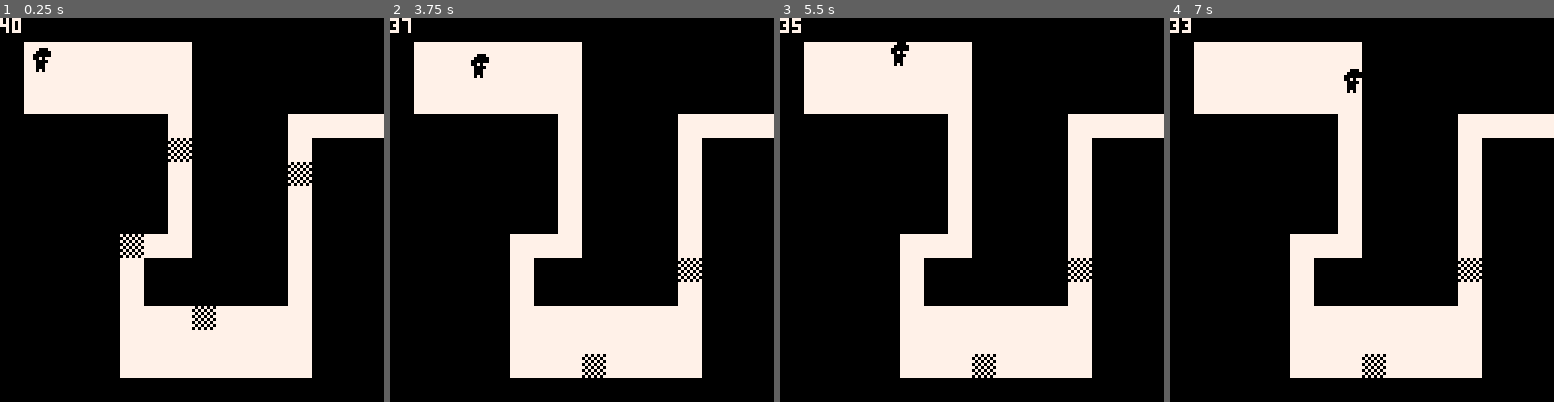
Above: before the commit, frames 1-4 (left to right).
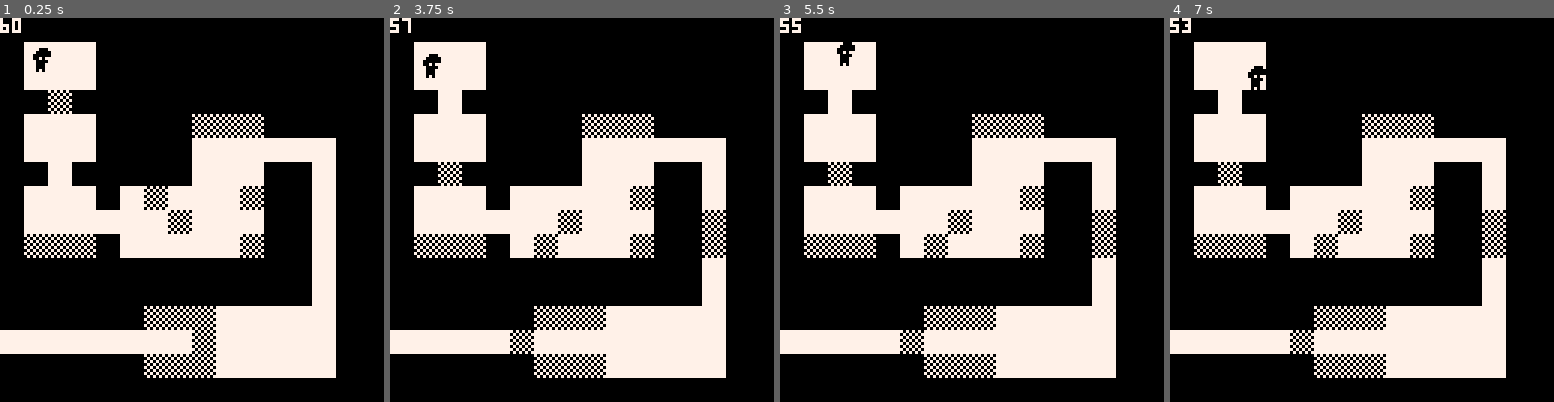
Above: after the commit, the same moments.

Repository: marco-vidali/darkhold
Game: PICO-8 cartridge darkhold.p8
Same seed, same stepped clock (60 frames per second), same inputs: the game is played once before the commit and once after it.
Inputs:
- Up to frame 1 (0.25 s): no input
- Up to frame 2 (3.75 s): tap O (Z key) at 0.7, 1.7, 2.1, 2.5, 2.9, 3.3, 3.7 s; hold Right 1.6-2.1 s; hold Up 2.15-2.42 s; hold Right 2.47-3.03 s; hold Left 3.08-3.58 s; hold Down from 3.63 s (still down)
- Up to frame 3 (5.5 s): release Down at 3.97 s; hold Right 4.02-4.68 s; tap O (Z key) every 0.4 s from 4.1 to 5.3 s; hold Up 4.73-5.03 s; hold Left from 5.08 s (still down)
- Up to frame 4 (7 s): release Left at 5.68 s; tap O (Z key) every 0.4 s from 5.7 to 6.9 s; hold Down 5.73-6.03 s; hold Right 6.08-6.58 s; hold Right from 6.63 s (still down)

The runs differ from the first frame. In frame 1, 33% of the frame differs, in the area x 0-100%, y 0-94%; in frame 2, 33%; in frame 3, 33%; in frame 4, 33%.

Commit message:
Create level 5

Diff:
--- a/darkhold.p8
+++ b/darkhold.p8
@@ -12,6 +12,7 @@
 #include scripts/map_offset.lua
 #include scripts/levels/level_3.lua
 #include scripts/levels/level_4.lua
+#include scripts/levels/level_5.lua
 __gfx__
 00000000bbb000bb00000000777777777070707077777777bbbbbbbb000000000000000000000000000000000000000000000000000000000000000000000000
 00000000bb00000b00000000777777770707070777777777bbbbbbbb000000000000000000000000000000000000000000000000000000000000000000000000
@@ -25,20 +26,20 @@
 0000010002040000000000000000000000000000000000000000000000000000000000000000000000000000000000000000000000000000000000000000000000000000000000000000000000000000000000000000000000000000000000000000000000000000000000000000000000000000000000000000000000000000
 0000000000000000000000000000000000000000000000000000000000000000000000000000000000000000000000000000000000000000000000000000000000000000000000000000000000000000000000000000000000000000000000000000000000000000000000000000000000000000000000000000000000000000
 __map__
-0202020202020202020202020202020206020202020202020202020202020202020602020202020202020202020202020202060202020202020202020202020202020206000000000000000000000000000000000000000000000000000000000000000000000000000000000000000000000000000000000000000000000000
-0203030302020202020202020202020206020303030202020202020202020202020602030303020202020202020505050202060203030303030303020202020202020206000000000000000000000000000000000000000000000000000000000000000000000000000000000000000000000000000000000000000000000000
-0203030302020202020202020202020206020303030202020202020202020202020602030303020202020202020303030202060203030303030303020202020202020206000000000000000000000000000000000000000000000000000000000000000000000000000000000000000000000000000000000000000000000000
-0203030302020202020202020202020206020303030202020202020202020202020602030303020202020202020303030202060203030303030303020202020202020206000000000000000000000000000000000000000000000000000000000000000000000000000000000000000000000000000000000000000000000000
-0203030302020202020202020202020206020303030303030303030303030304020602030303020202020202020303030202060202020202020203020202020303030506000000000000000000000000000000000000000000000000000000000000000000000000000000000000000000000000000000000000000000000000
-0203030402020202020202020202020206020404030404030304040303030304020602030303020202020202020303030202060202020202020203020202020302020206000000000000000000000000000000000000000000000000000000000000000000000000000000000000000000000000000000000000000000000000
-0203030303030303030303030303030206020303030303030303040303030303020602030303020202020202020303030202060202020202020203020202020302020206000000000000000000000000000000000000000000000000000000000000000000000000000000000000000000000000000000000000000000000000
-0203030303030303030303030303030206020202020202020202020202030303020602030303020202020202020303030202060202020202020203020202020302020206000000000000000000000000000000000000000000000000000000000000000000000000000000000000000000000000000000000000000000000000
-0203030303030303040303030303030206020303040303030303030304040303020602030303020202020202020303030202060202020202020203020202020302020206000000000000000000000000000000000000000000000000000000000000000000000000000000000000000000000000000000000000000000000000
-0202020202020202020202020303030206020303040303030303030303040303020602030303030303030303030303030202060202020202030303020202020302020206000000000000000000000000000000000000000000000000000000000000000000000000000000000000000000000000000000000000000000000000
-0202020202020202020202020303030206020303030303030404030303030303020602030303030303030303030303030202060202020202030202020202020302020206000000000000000000000000000000000000000000000000000000000000000000000000000000000000000000000000000000000000000000000000
-0202020202020202020202020403030206020303040202020202020202020202020602030303030303030303030303030202060202020202030202020202020302020206000000000000000000000000000000000000000000000000000000000000000000000000000000000000000000000000000000000000000000000000
-0202020202020202020202020303030206020303030303030303030202020202020602020202020202020202020202020202060202020202030303030303030302020206000000000000000000000000000000000000000000000000000000000000000000000000000000000000000000000000000000000000000000000000
-0202020202020202020202020303030206020303030304030303030202020202020602020202020202020202020202020202060202020202030303030303030302020206000000000000000000000000000000000000000000000000000000000000000000000000000000000000000000000000000000000000000000000000
-0202020202020202020202020303040206020404030304030303030202020202020602020202020202020202020202020202060202020202030303030303030302020206000000000000000000000000000000000000000000000000000000000000000000000000000000000000000000000000000000000000000000000000
-0202020202020202020202020505050206020202020202020404050202020202020602020202020202020202020202020202060202020202020202020202020202020206000000000000000000000000000000000000000000000000000000000000000000000000000000000000000000000000000000000000000000000000
-0606060606060606060606060606060606060606060606060606060606060606060606060606060606060606060606060606060606060606060606060606060606060606000000000000000000000000000000000000000000000000000000000000000000000000000000000000000000000000000000000000000000000000
+0202020202020202020202020202020206020202020202020202020202020202020602020202020202020202020202020202060202020202020202020202020202020206020202020202020202020202020202020600000000000000000000000000000000000000000000000000000000000000000000000000000000000000
+0203030302020202020202020202020206020303030202020202020202020202020602030303020202020202020505050202060203030303030303020202020202020206020303030202020202020202020202020600000000000000000000000000000000000000000000000000000000000000000000000000000000000000
+0203030302020202020202020202020206020303030202020202020202020202020602030303020202020202020303030202060203030303030303020202020202020206020303030202020202020202020202020600000000000000000000000000000000000000000000000000000000000000000000000000000000000000
+0203030302020202020202020202020206020303030202020202020202020202020602030303020202020202020303030202060203030303030303020202020202020206020203020202020202020202020202020600000000000000000000000000000000000000000000000000000000000000000000000000000000000000
+0203030302020202020202020202020206020303030303030303030303030304020602030303020202020202020303030202060202020202020203020202020303030506020303030202020204040402020202020600000000000000000000000000000000000000000000000000000000000000000000000000000000000000
+0203030402020202020202020202020206020404030404030304040303030304020602030303020202020202020303030202060202020202020203020202020302020206020303030202020203030303030302020600000000000000000000000000000000000000000000000000000000000000000000000000000000000000
+0203030303030303030303030303030206020303030303030303040303030303020602030303020202020202020303030202060202020202020203020202020302020206020203020202020203030302020302020600000000000000000000000000000000000000000000000000000000000000000000000000000000000000
+0203030303030303030303030303030206020202020202020202020202030303020602030303020202020202020303030202060202020202020203020202020302020206020303030203030303030402020302020600000000000000000000000000000000000000000000000000000000000000000000000000000000000000
+0203030303030303040303030303030206020303040303030303030304040303020602030303020202020202020303030202060202020202020203020202020302020206020303030303030403030302020302020600000000000000000000000000000000000000000000000000000000000000000000000000000000000000
+0202020202020202020202020303030206020303040303030303030303040303020602030303030303030303030303030202060202020202030303020202020302020206020404040203030303030402020302020600000000000000000000000000000000000000000000000000000000000000000000000000000000000000
+0202020202020202020202020303030206020303030303030404030303030303020602030303030303030303030303030202060202020202030202020202020302020206020202020202020202020202020302020600000000000000000000000000000000000000000000000000000000000000000000000000000000000000
+0202020202020202020202020403030206020303040202020202020202020202020602030303030303030303030303030202060202020202030202020202020302020206020202020202020202020202020302020600000000000000000000000000000000000000000000000000000000000000000000000000000000000000
+0202020202020202020202020303030206020303030303030303030202020202020602020202020202020202020202020202060202020202030303030303030302020206020202020202040404030303030302020600000000000000000000000000000000000000000000000000000000000000000000000000000000000000
+0202020202020202020202020303030206020303030304030303030202020202020602020202020202020202020202020202060202020202030303030303030302020206050303030303030303030303030302020600000000000000000000000000000000000000000000000000000000000000000000000000000000000000
+0202020202020202020202020303040206020404030304030303030202020202020602020202020202020202020202020202060202020202030303030303030302020206020202020202040404030303030302020600000000000000000000000000000000000000000000000000000000000000000000000000000000000000
+0202020202020202020202020505050206020202020202020404050202020202020602020202020202020202020202020202060202020202020202020202020202020206020202020202020202020202020202020600000000000000000000000000000000000000000000000000000000000000000000000000000000000000
+0606060606060606060606060606060606060606060606060606060606060606060606060606060606060606060606060606060606060606060606060606060606060606060606060606060606060606060606060600000000000000000000000000000000000000000000000000000000000000000000000000000000000000
--- a/scripts/game.lua
+++ b/scripts/game.lua
@@ -5,7 +5,7 @@
 palt(11, true)
 
 function _init()
-    show_level_4()
+    show_level_5()
 end
 
 function _update()
--- a/scripts/levels/level_4.lua
+++ b/scripts/levels/level_4.lua
@@ -12,7 +12,7 @@
     timer.max = 40
 
     current_level = show_level_4
-    next_level = nil
+    next_level = show_level_5
 end
 
 function update_level_4()
--- /dev/null
+++ b/scripts/levels/level_5.lua
@@ -0,0 +1,76 @@
+function show_level_5()
+    game.update = update_level_5
+    game.draw = draw_level_5
+
+    init_light()
+    init_player()
+    init_timer()
+
+    map_offset_x = 68
+    map_offset_y = 0
+
+    timer.max = 60
+
+    current_level = show_level_5
+    next_level = nil
+end
+
+function update_level_5()
+    update_light()
+    update_player()
+    update_timer()
+
+    if colliding_with_flag(player.x, player.y, 2) then
+        show_level_complete()
+    end
+end
+
+function draw_level_5()
+    map(map_offset_x, map_offset_y)
+    draw_player()
+
+    if time() % 2 < 1 then
+        -- block 1
+        mset(70, 3, 4)
+
+        -- block 2
+        mset(70, 6, 3)
+
+        -- block 3
+        mset(74, 9, 3)
+        mset(74, 7, 4)
+
+        -- block 4
+        mset(81, 8, 3)
+        mset(81, 9, 3)
+
+        -- block 4
+        mset(76, 13, 4)
+
+        -- block 5
+        mset(73, 13, 3)
+    else
+        -- block 1
+        mset(70, 3, 3)
+
+        -- block 2
+        mset(70, 6, 4)
+
+        -- block 3
+        mset(74, 9, 4)
+        mset(74, 7, 3)
+
+        -- block 4
+        mset(81, 8, 4)
+        mset(81, 9, 4)
+
+        -- block 4
+        mset(76, 13, 3)
+
+        -- block 5
+        mset(73, 13, 4)
+    end
+
+    draw_light()
+    draw_timer()
+end
